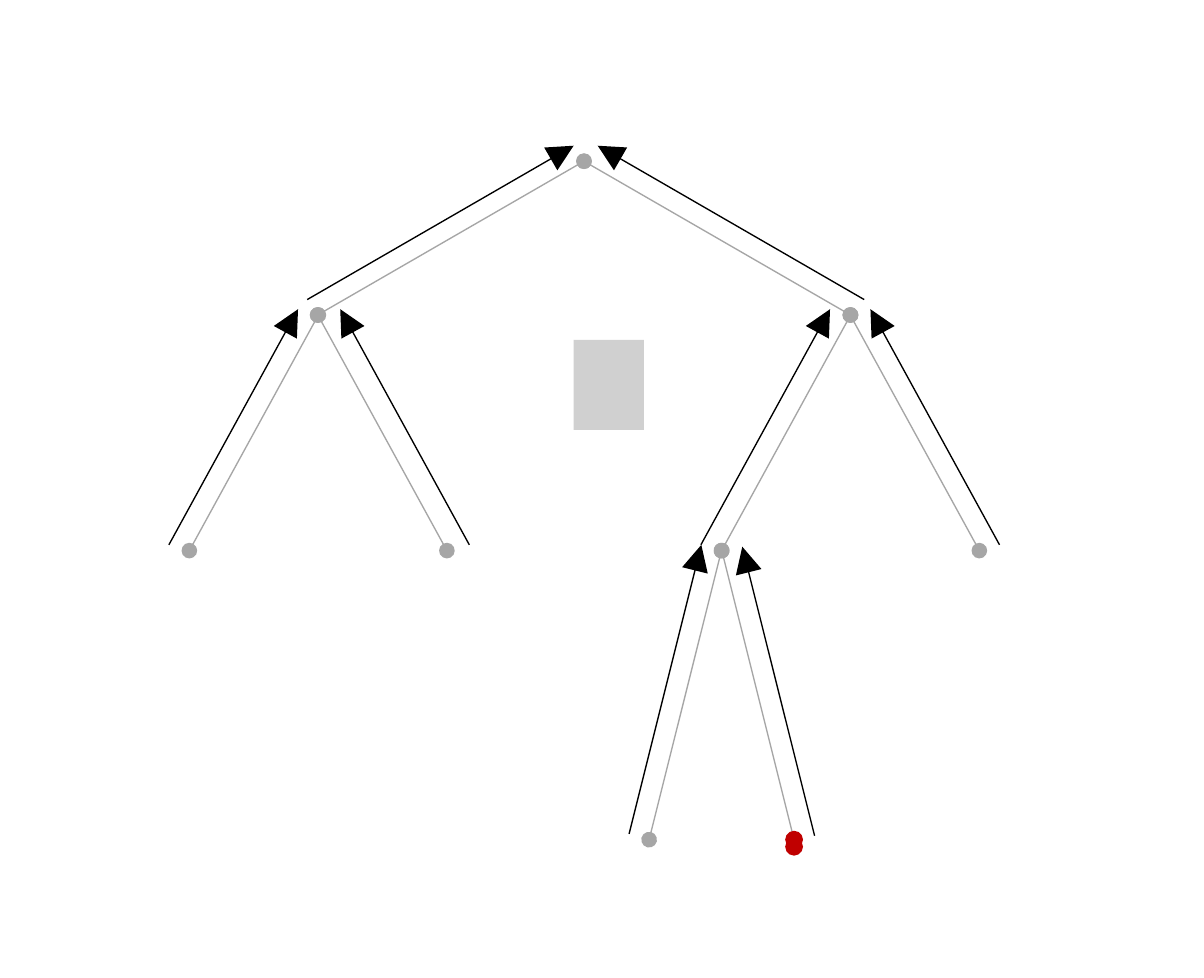
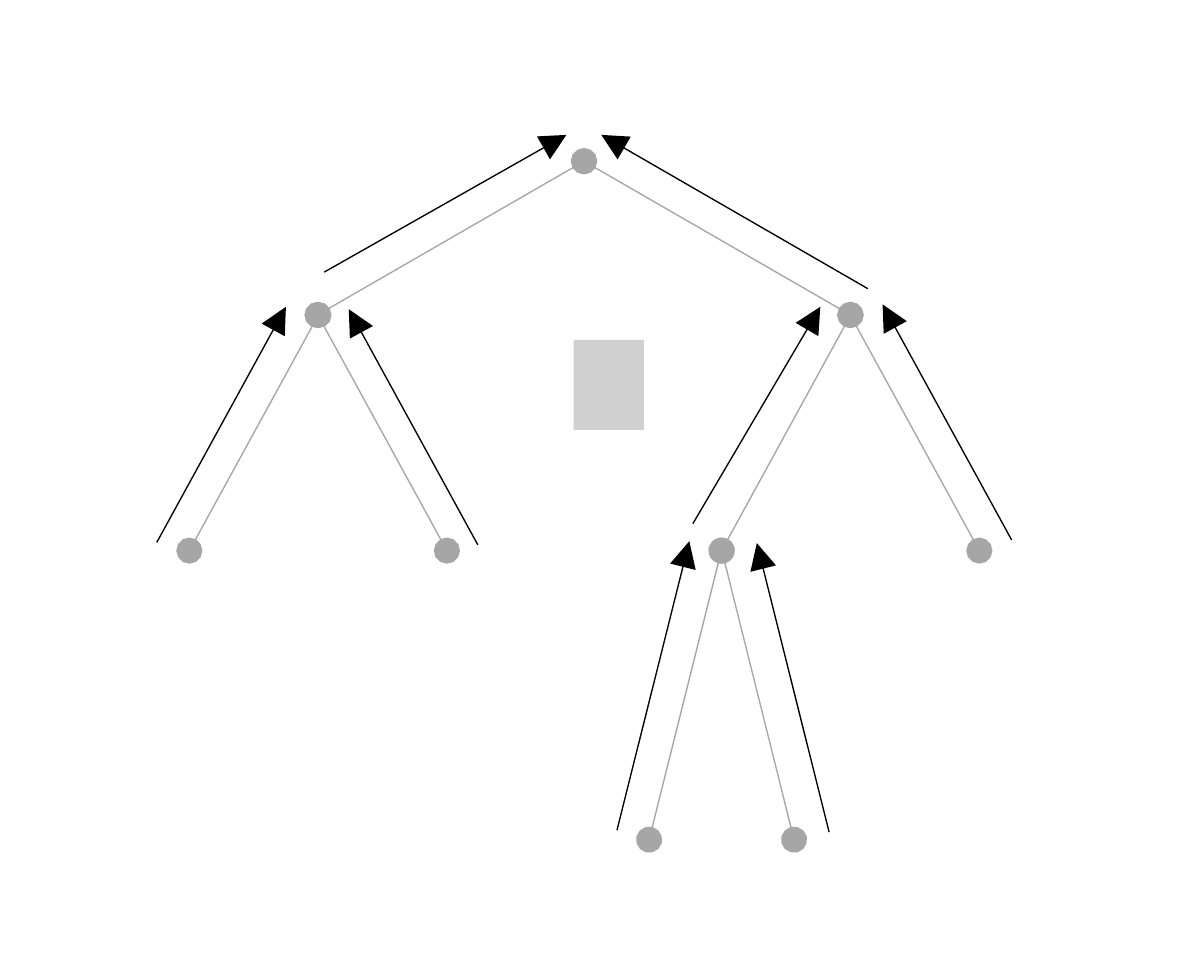
Before and after one commit to eleurent/monte-carlo-graph-search, a slide deck: slide 2 of img/trees.pptx. Drawn at 1204x978 pixels with LibreOffice and Linux fonts; fonts in the diff are those of the drawing; grey boxes stand for pictures. Boxes give left, top, right and bottom in pixels: in the first picture for what was removed or moved away, otherwise in the second. Text is boxed around its words. In the diff, an @@ line names an element or a change of style, - is before the commit and + after.

```diff
--- a/img/trees.pptx
+++ b/img/trees.pptx
@@ arrow moved from (308, 300) - (573, 145) to (325, 271) - (566, 136) @@
@@ arrow moved from (864, 300) - (598, 145) to (868, 289) - (602, 136) @@
@@ arrow moved from (168, 545) - (298, 310) to (157, 543) - (287, 308) @@
@@ arrow moved from (470, 545) - (340, 310) to (478, 545) - (348, 310) @@
@@ arrow moved from (701, 545) - (829, 310) to (692, 524) - (820, 308) @@
@@ arrow moved from (1000, 545) - (870, 310) to (1011, 541) - (883, 304) @@
@@ arrow moved from (629, 833) - (701, 545) to (617, 829) - (690, 541) @@
@@ arrow moved from (814, 835) - (742, 547) to (829, 831) - (757, 543) @@
@@ double arrow moved from (793, 839) - (793, 847) to (793, 839) - (793, 839) @@
```
Also in this commit, not shown: 3 other slides changed, 6 other files.
